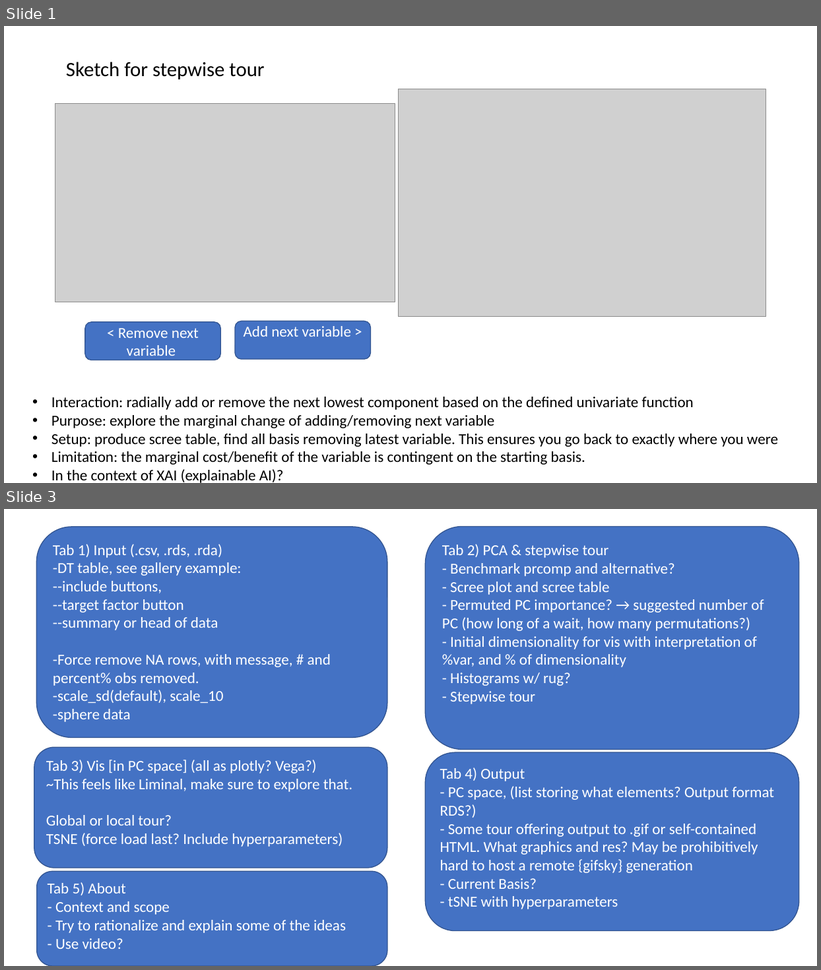
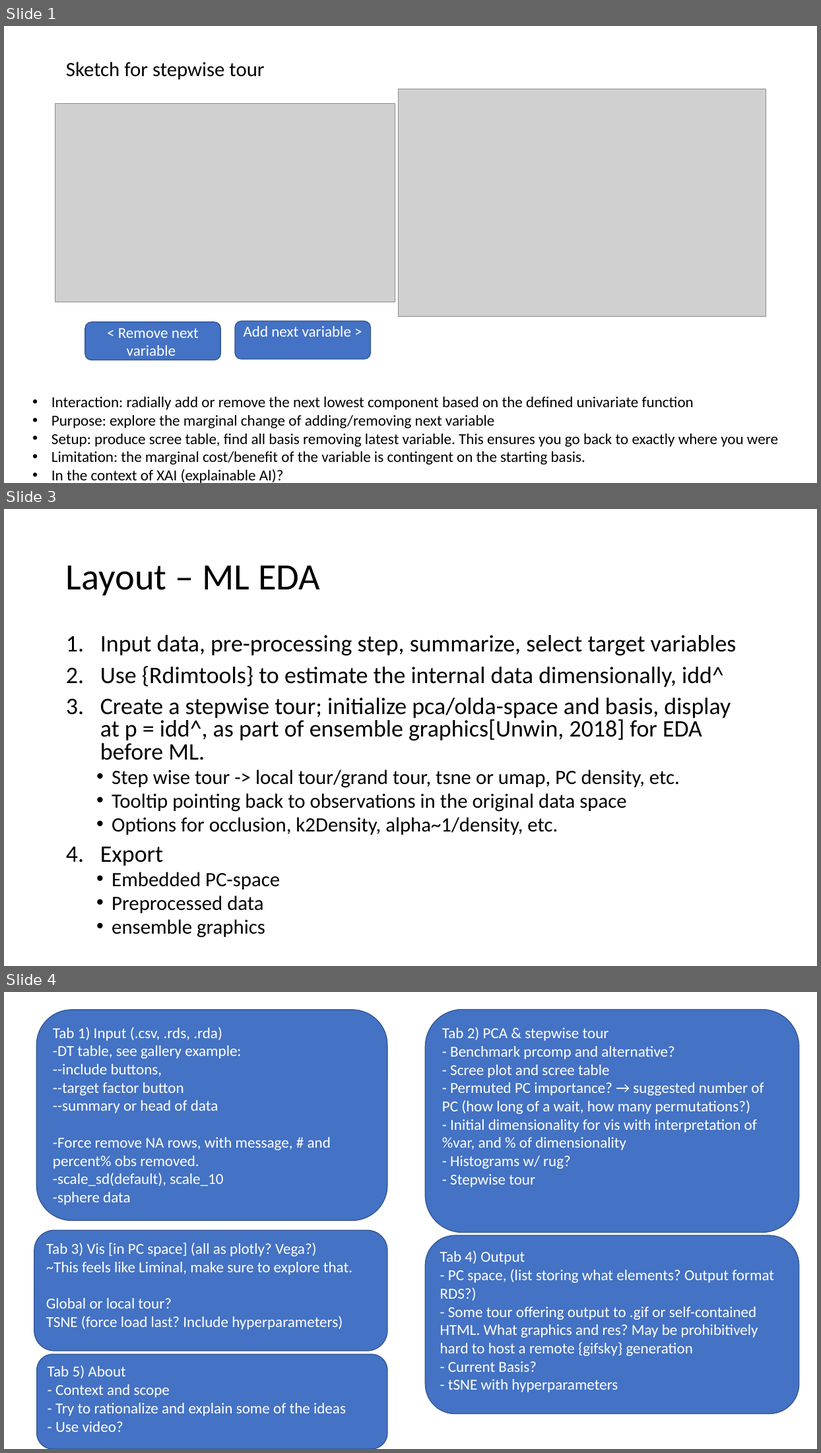
Before and after one commit to nspyrison/ML_EDA, a slide deck: zDesignDrafts/Sketch for stepwise tour.pptx. Shown one above the other, each under a label of ours: slides 1 and 3 before the commit, slides 1, 3 and 4 after it; the slides between them are not shown. The pictures are 821x970 and 821x1453 pixels, drawn with LibreOffice and Linux fonts; fonts in the diff are those of the drawing; grey boxes stand for pictures. Boxes give left, top, right and bottom in pixels: in the first picture for what was removed or moved away, otherwise in the second. Text is boxed around its words. In the diff, an @@ line names an element or a change of style, - is before the commit and + after.

```diff
--- a/zDesignDrafts/Sketch for stepwise tour.pptx
+++ b/zDesignDrafts/Sketch for stepwise tour.pptx
@@ slide 3 added at (4,509,817,966), background #FFFFFF @@
@@ title added at (66,565,320,595), 44 pt, text #000000 @@
+Layout – ML EDA
@@ text added at (100,635,737,938), 28 pt, text #000000 @@
+1. Input data, pre-processing step, summarize, select target variables
+2. Use {Rdimtools} to estimate the internal data dimensionally, idd^
+3. Create a stepwise tour; initialize pca/olda-space and basis, display at p = idd^, as part of ensemble graphics[Unwin, 2018] for EDA before ML.
+  • Step wise tour -> local tour/grand tour, tsne or umap, PC density, etc.
+  • Tooltip pointing back to observations in the original data space
+  • Options for occlusion, k2Density, alpha~1/density, etc.
+4. Export
+  • Embedded PC-space
+  • Preprocessed data
+  • ensemble graphics
@@ what was slide 3 is now slide 4 @@
```
Also in this commit, not shown: 2 other slides added, 3 other files.
